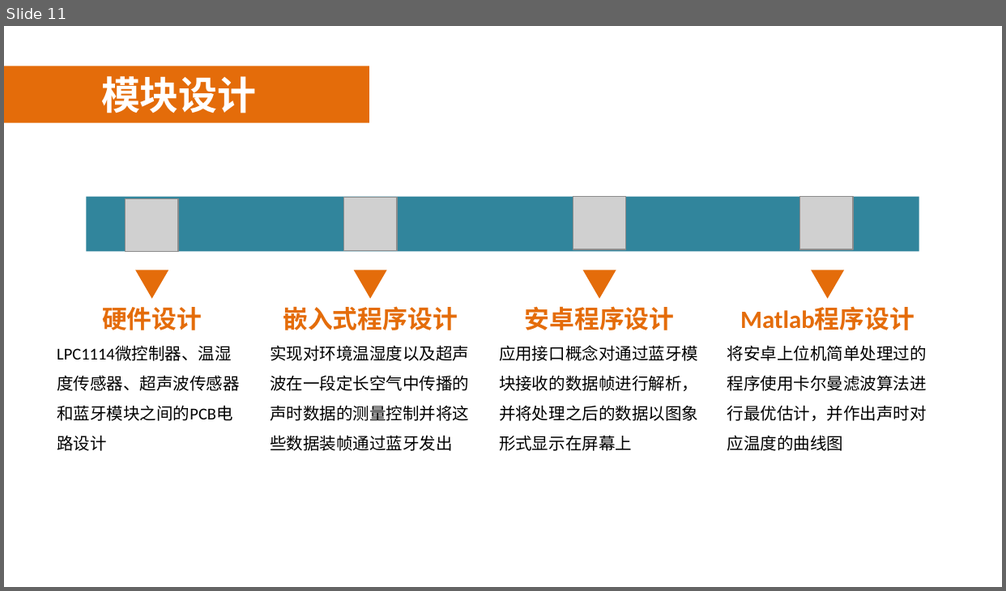
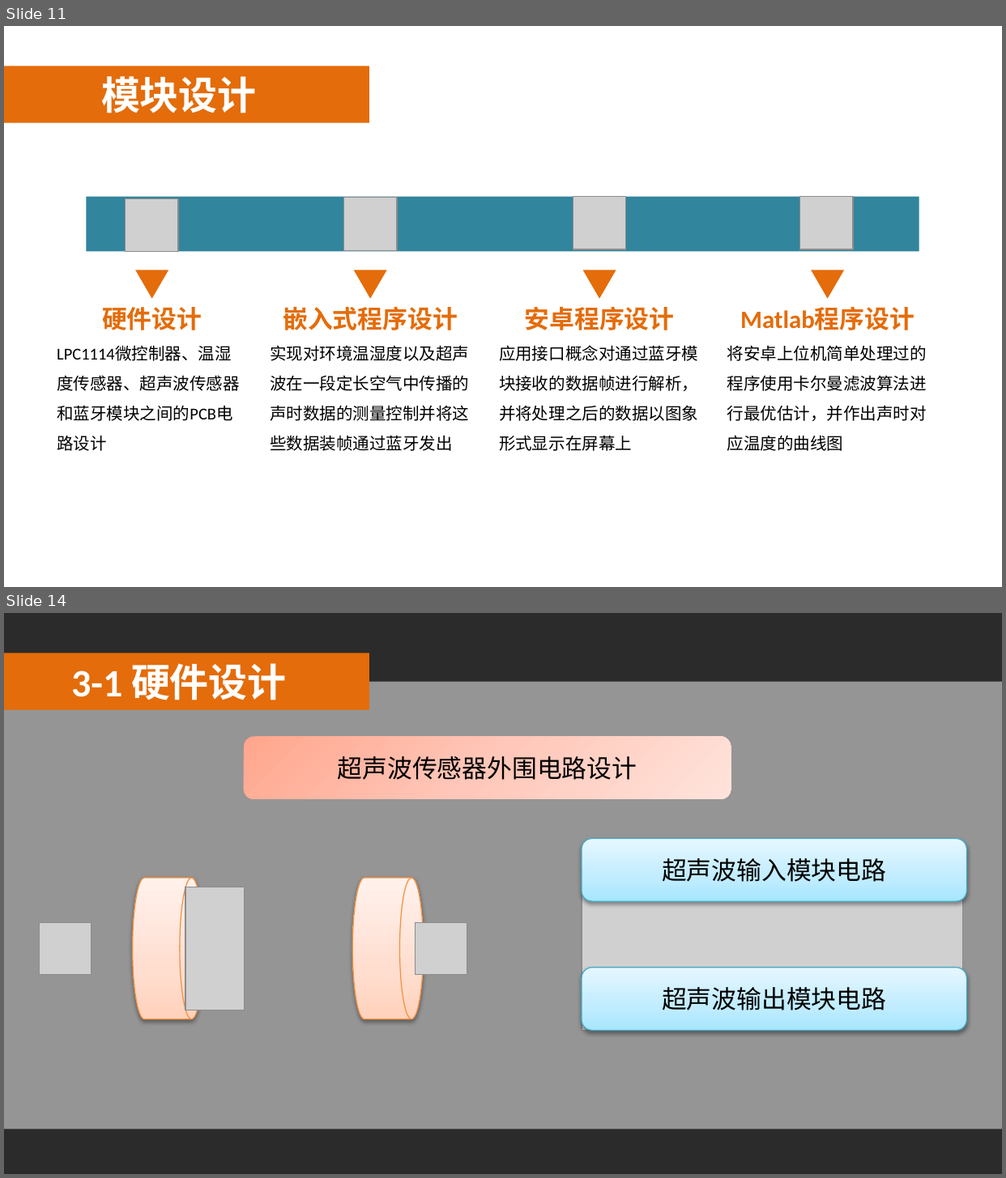
Before and after one commit to PaulingZhou/GraduationDesign, a slide deck: 答辩ppt.pptx. Shown one above the other, each under a label of ours: slide 11 before the commit, slides 11 and 14 after it; the slides between them are not shown. The pictures are 1006x591 and 1006x1178 pixels, drawn with LibreOffice and Linux fonts; fonts in the diff are those of the drawing; grey boxes stand for pictures; background and template pictures are left out; a plain dark background stands for a picture behind light text. Boxes give left, top, right and bottom in pixels: in the first picture for what was removed or moved away, otherwise in the second. Text is boxed around its words. In the diff, an @@ line names an element or a change of style, - is before the commit and + after.

Commit message:
ppt已做到硬件电路设计的超声波模块发送电路 输入模块还未完成

```diff
--- a/答辩ppt.pptx
+++ b/答辩ppt.pptx
@@ slide 14 added at (4, 613, 1002, 1174), background picture (left out); not listed: 2 template elements that a slide beside it also shows @@
@@ text added at (71, 663, 286, 700), 28 pt, text #FFFFFF, bold @@
+3-1 硬件设计
@@ rounded rectangle added at (244, 737, 731, 799), fill gradient #FFA78E to #FFC8BA to #FFE3DD, 18 pt, text #000000 @@
+超声波传感器外围电路设计
@@ rounded rectangle added at (582, 838, 967, 901), fill gradient #A7E6FF to #C1EDFF to #E7F8FF, outline #46AAC5 0.75 pt, 18 pt, text #000000 @@
+超声波输入模块电路
@@ flow chart magnetic drum added at (133, 879, 203, 1020), fill gradient #FFD2BD to #FFDED0 to #FFF2ED, outline #F69240 0.75 pt @@
@@ flow chart magnetic drum added at (352, 879, 423, 1020), fill gradient #FFD2BD to #FFDED0 to #FFF2ED, outline #F69240 0.75 pt @@
@@ picture added at (582, 867, 963, 1030) @@
@@ picture added at (185, 888, 245, 1012) @@
@@ picture added at (39, 922, 91, 974) @@
@@ picture added at (415, 922, 467, 974) @@
@@ rounded rectangle added at (582, 967, 967, 1030), fill gradient #A7E6FF to #C1EDFF to #E7F8FF, outline #46AAC5 0.75 pt, 18 pt, text #000000 @@
+超声波输出模块电路
```
Also in this commit, not shown: 1 slide changed, 3 other slides added, 1 slide removed, 22 other files.
